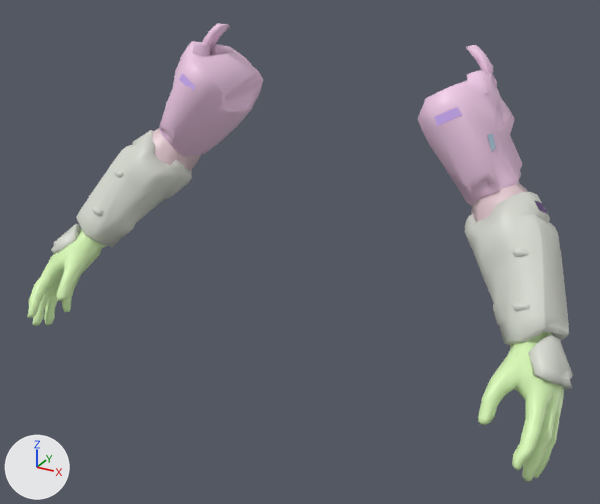
A saved change to the FBX model models/spartans/spartanhands/spartan_arms.fbx.
Rendered twice from a camera (50 mm lens) standing at (26.3, -52.1, 64.5) and looking at (0.7, -5.6, 41.3). The axes (+X, +Y, +Z) are drawn at lower left. The lights are the same throughout. Vertices at the same position are counted once.

Script lines for the objects in view, before the commit:
```python
me_body_male = bpy.data.meshes.new('body_male')
me_body_male.from_pydata(...)  # 2363 vertices, 4493 faces; spans x -20.2..20.1, y -13.1..3.8, z 32.6..55.2
# faces by material slot: [914, 118, 16, 4, 2125, 1316]
me_body_male.materials.append(mat_spartan_armor)  # white #f3cdeb
me_body_male.materials.append(mat_spartan_rubber_suit)  # light grey #e1c7cd
me_body_male.materials.append(mat_unsc_decals)  # purple #d3b2fa
me_body_male.materials.append(mat_spartan_shield_display)  # blue #b1cbe2
me_body_male.materials.append(mat_spartan_fp_glove)  # green #d8f8b5
me_body_male.materials.append(mat_spartan_fp_armor)  # light grey #d6d9cf
ob_arms = bpy.data.objects.new('arms', me_body_male)
ob_arms.location = (0.0, 0.0, 0.0)
```
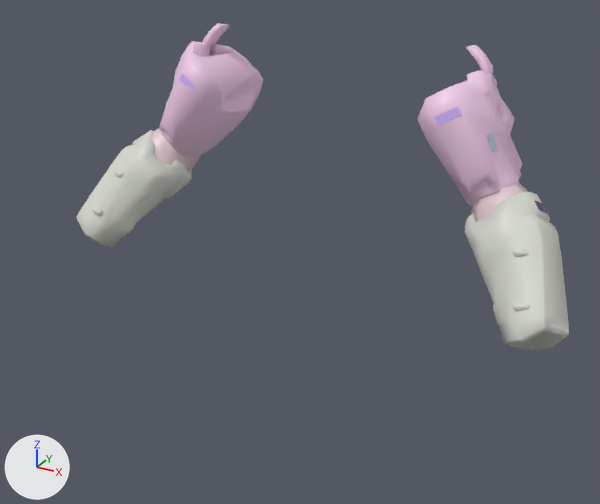
Location of each change, [x1, y1, x2, y2] in pixels of the pictures (600 x 504 px):
'arms', reshaped (10% narrower, 29% shorter): before [27, 23, 573, 481]; after [76, 23, 569, 350]
part 1 of me_body_male, deleted (green): before [478, 331, 564, 481]
part 2 of me_body_male, deleted (green): before [27, 230, 106, 326]
part 3 of me_body_male, deleted: before [51, 224, 82, 254]
part 4 of me_body_male, deleted: before [528, 335, 573, 390]

Edits to the bpy script that builds the scene:
```text
Change me_body_male:
    where me_body_male.from_pydata(...)  # 2363 vertices, 4493 faces; spans x -20.2..20.1, y -13.1..3.8, z 32.6..55.2
    used by ob_arms; location = (0.0, 0.0, 0.0)
    me_body_male part 1: the loose piece of 539 vertices spanning x 15.6..20.0, y -13.1..-4.7, z 32.6..40.8 is deleted
    me_body_male part 2: the loose piece of 536 vertices spanning x -20.1..-15.7, y -13.1..-4.7, z 32.6..40.8 is deleted
    me_body_male part 3: the loose piece of 57 vertices spanning x -20.2..-17.6, y -9.7..-6.0, z 36.8..40.2 is deleted
    me_body_male part 4: the loose piece of 57 vertices spanning x 17.5..20.1, y -9.7..-6.0, z 36.8..40.2 is deleted
    remove me_body_male.materials.append(mat_spartan_fp_glove)  # green #d8f8b5
```
